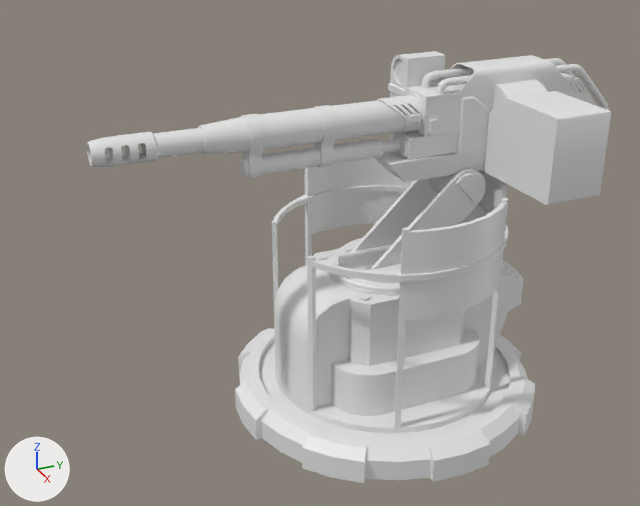
One commit to the FBX model Assets/Meshes/Weapons/Mesh_Weapon_Turret_001.fbx: the scene before it, then after it.
The view is the same before and after, from a 50 mm lens placed at (3.49, -1.93, 2.52), pointed at (-0.03, -0.35, 0.77). The lights are fixed; the arrows at lower left show +X, +Y and +Z. Materials are left out; every surface is plain grey. Where no turn or scale is listed for an object, it has been applied to the vertices. Vertices at the same position are counted once.

The first picture shows 'Turret_Barrel', 'Turret_Base', 'Turret_BaseRotation', 'Turret_GunBody', 'Turret_GunSwivel'.
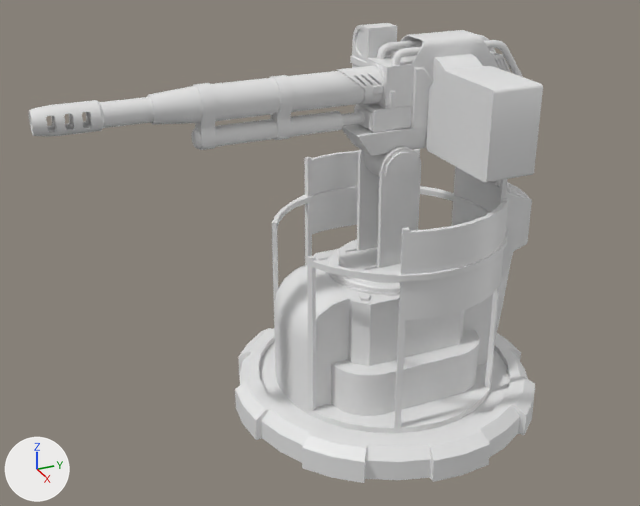
Where the newer file only moved an object's origin or applied its transform, the numbers keep the older frame.

What changed in the scene script:
```text
Change me_cube:
    used by ob_turret_gunbody; location = (0.0, 0.211, 1.404); rotation_euler = (1.571, 0.0, 0.0), in degrees (90, 0, 0); scale = (0.015, 0.015, 0.015)
    remove me_cube.from_pydata(...)  # 1326 vertices, 1379 faces; spans x -17.7..39.8, y -21.3..15.5, z -66.6..17.6
    add me_cube.from_pydata(...)  # 1135 vertices, 1183 faces; spans x -26.6..59.8, y 7.3..60.9, z -70.2..21.3
    me_cube part 6: the loose piece of 82 vertices spanning x 6.3..39.8, y -20.3..7.9, z -35.7..-16.6 is scaled about its middle by (1.5, 1.5, 1.26), then moved by (11.5, 34.6, 0.9)
    me_cube part 7: a new loose piece of 417 vertices spanning x -10.5..10.5, y 7.5..57.3, z -64.7..21.3
    me_cube part 8: a new loose piece of 232 vertices spanning x -8.8..-5.1, y 9.7..54.4, z -70.2..4.2
    me_cube part 9: a new loose piece of 232 vertices spanning x 5.1..8.8, y 9.7..54.4, z -70.2..4.2
    me_cube part 10: a new loose piece of 114 vertices spanning x -26.6..-8.8, y 29.5..60.9, z -7.6..8.0
    me_cube part 11: the loose piece of 114 vertices spanning x -17.7..-5.8, y -5.5..15.5, z -8.5..6.0 is deleted
    me_cube part 12: the loose piece of 48 vertices spanning x 5.0..6.0, y -1.8..1.0, z 5.9..11.1 is deleted
    me_cube part 13: the loose piece of 8 vertices spanning x 6.3..7.3, y -5.3..-0.7, z 1.7..4.4 is deleted
    me_cube part 14: 1024 vertices removed from x -7.0..7.0, y -21.3..13.1, z -66.6..17.6
    me_cube part 15: 8 vertices added at x 9.5..11.0, y 29.8..36.6, z 3.3..6.3
Change me_cylinder_003:
    where me_cylinder_003.from_pydata(...)  # 264 vertices, 280 faces; spans x -0.13..0.13, y -0.161..0.467, z -0.153..0.444
    used by ob_turret_gunswivel; location = (0.0, 0.0, 0.683)
    me_cylinder_003 part 1: the whole mesh is turned 47.4 degrees about the x axis through the mesh origin
Change me_cylinder_015:
    used by ob_turret_barrel; location = (0.0, 0.123, 1.406); rotation_euler = (1.571, 0.0, 0.0), in degrees (90, 0, 0); scale = (0.015, 0.015, 0.015)
    remove me_cylinder_015.from_pydata(...)  # 1196 vertices, 1306 faces; spans x -6.3..6.3, y -13.1..6.2, z 0.0..100.0
    add me_cylinder_015.from_pydata(...)  # 1244 vertices, 1343 faces; spans x -9.4..9.4, y -19.6..9.3, z 0.0..150.1
    me_cylinder_015 part 2: 1196 vertices removed from x -6.3..6.3, y -13.1..6.2, z 0.0..100.0; 1244 vertices added at x -9.4..9.4, y -19.6..9.3, z 0.0..150.1
Change me_cube_003:
    used by ob_turret_baserotation; location = (0.0, 0.0, 0.6)
    remove me_cube_003.from_pydata(...)  # 1497 vertices, 1438 faces; spans x -0.573..0.573, y -0.563..0.72, z -0.554..0.474
    add me_cube_003.from_pydata(...)  # 1542 vertices, 1492 faces; spans x -0.573..0.573, y -0.563..0.72, z -0.554..0.671
    me_cube_003 part 3: the loose piece of 42 vertices spanning x 0.13..0.175, y 0.571..0.675, z -0.069..-0.022 is moved by (0.0, 0.0, 0.434)
    me_cube_003 part 4: the loose piece of 43 vertices spanning x 0.156..0.2, y 0.563..0.667, z -0.068..-0.021 is moved by (0.0, 0.0, 0.434)
    me_cube_003 part 5: 18 vertices moved from x -0.215..0.215, y 0.499..0.622, z -0.271..0.461 to x -0.215..0.215, y 0.499..0.677, z -0.201..0.439; 115 vertices removed from x -0.398..0.398, y 0.398..0.72, z -0.525..0.461; 163 vertices added at x -0.215..0.215, y 0.492..0.72, z -0.201..0.671
Change ob_turret_gunbody:
    ob_turret_gunbody.location: (0.0, 0.211, 1.404) -> (0.0, -0.005, 1.181)
    ob_turret_gunbody.scale: (0.015, 0.015, 0.015) -> (0.01, 0.01, 0.01)
Change ob_turret_barrel:
    ob_turret_barrel.location: (0.0, 0.123, 1.406) -> (0.0, -0.083, 1.56)
    ob_turret_barrel.scale: (0.015, 0.015, 0.015) -> (0.01, 0.01, 0.01)
```

Changed parts and their boxes (x1, y1, x2, y2) in the pictures (640 x 506 px; the box of a moved part takes in the faces that stretch with it):
'Turret_BaseRotation', reshaped: before (272, 158, 524, 433); after (272, 149, 532, 433)
'Turret_GunBody', reshaped, moved, rescaled (15% narrower): before (375, 51, 611, 205); after (342, 23, 543, 182)
'Turret_Barrel', reshaped, moved, rescaled: before (86, 93, 425, 178); after (29, 63, 386, 150)
'Turret_GunSwivel', mesh turned: before (350, 169, 486, 270); after (357, 147, 421, 268)
part 3 of me_cube_003, moved or reshaped: before (502, 268, 517, 273); after (507, 187, 526, 194)
part 4 of me_cube_003, moved or reshaped: before (502, 270, 520, 277); after (507, 189, 528, 198)
part 5 of me_cube_003, moved or reshaped: before (460, 169, 524, 387); after (451, 167, 532, 339)
part 6 of me_cube, moved or reshaped: before (485, 80, 611, 205); after (426, 54, 543, 182)
part 7 of me_cube, added: after (342, 30, 511, 156)
part 8 of me_cube, added: after (377, 35, 496, 59)
part 9 of me_cube, added: after (392, 40, 523, 77)
part 10 of me_cube, added: after (350, 23, 397, 68)
part 11 of me_cube, deleted: before (388, 51, 446, 97)
part 12 of me_cube, deleted: before (409, 114, 422, 125)
part 13 of me_cube, deleted: before (429, 119, 437, 135)
part 14 of me_cube, deleted: before (375, 55, 609, 182)
part 15 of me_cube, added: after (389, 91, 396, 107)
